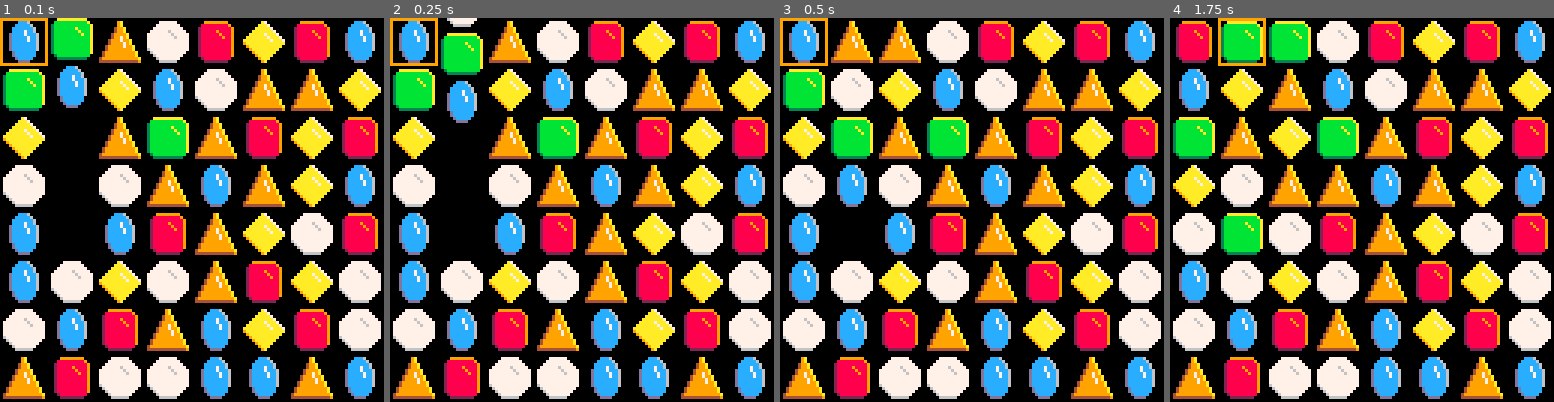
Above: before the commit, frames 1-4 (left to right).
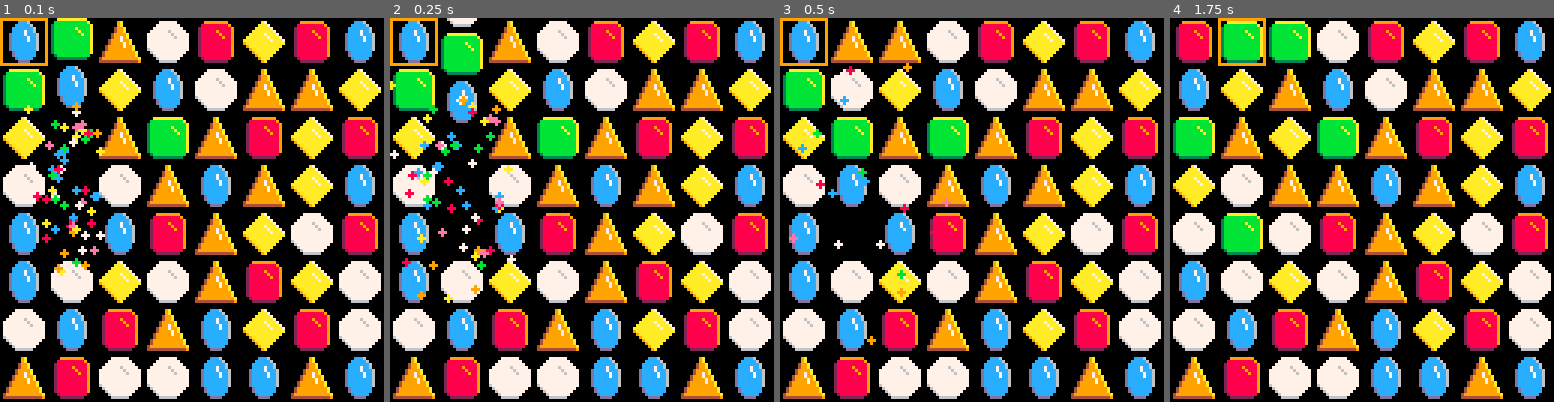
Above: after the commit, the same moments.

Repository: LuosRestil/pico8
Game: PICO-8 cartridge match3/match3.p8
Same seed, same stepped clock (60 frames per second), same inputs: the game is played once before the commit and once after it.
Inputs:
- Up to frame 1 (0.1 s): no input
- Up to frame 2 (0.25 s): no input
- Up to frame 3 (0.5 s): no input
- Up to frame 4 (1.75 s): tap O (Z key) at 0.7, 1.7 s; hold Right from 1.6 s (still down)

The runs differ from the first frame. In frame 1, 1.6% of the frame differs, in the area x 6-28%, y 21-68%; in frame 2, 1.7%, in the area x 0-33%, y 16-75%; in frame 3, 0.5%; in frame 4, nothing differs.

Commit message:
match3 particles

Diff:
--- a/match3/match3.p8
+++ b/match3/match3.p8
@@ -1,7 +1,7 @@
 pico-8 cartridge // http://www.pico-8.com
 version 43
 __lua__
-jsize=16
+jsize=16 -- j="jewel"
 curr={0,0}
 jspr={16,20,22,24,26,28}
 jgrid={}
@@ -9,6 +9,7 @@
 selected=nil
 gravity=0.4
 swapspd=4
+ps={} --particles
 
 function _init()
 	init_jgrid()
@@ -38,11 +39,14 @@
 	if not gridlock then
 		match()
 	end
+
+	update_particles()
 end
 
 function _draw()
 	cls()
 	draw_grid()
+	draw_particles()
 end
 
 function draw_grid()
@@ -170,6 +174,7 @@
 				if ct>2 then
 					for i=c-1,c-ct,-1 do
 						jgrid[r][i].destroy=true
+						particle_burst(r,i)
 					end
 				end
 				last=j.sprite
@@ -179,6 +184,7 @@
 		if ct>2 then
 			for i=9-1,9-ct,-1 do
 				jgrid[r][i].destroy=true
+				particle_burst(r,i)
 			end
 		end
 	end
@@ -193,6 +199,7 @@
 				if ct>2 then
 					for i=r-1,r-ct,-1 do
 						jgrid[i][c].destroy=true
+						particle_burst(i,c)
 					end
 				end
 				last=j.sprite
@@ -202,6 +209,7 @@
 		if ct>2 then
 			for i=9-1,9-ct,-1 do
 				jgrid[i][c].destroy=true
+				particle_burst(i,c)
 			end
 		end
 	end
@@ -284,6 +292,33 @@
 	end
 	return ct
 end
+
+function particle_burst(r,c,n)
+	n=n or 20
+	for i=1,n do
+		local x=(c-1)*jsize
+		local y=(r-1)*jsize
+		local rx=rnd()*jsize+x
+		local ry=rnd()*jsize+y
+		add(ps,new_particle(rx,ry))
+	end
+end
+
+function update_particles()
+	for i=#ps,1,-1 do
+		local p=ps[i]
+		p:update()
+		if p.ttl==0 then
+			deli(ps,i)
+		end
+	end
+end
+
+function draw_particles()
+	for p in all(ps) do
+		p:draw()
+	end
+end
 -->8
 --todo
 --[[
@@ -295,6 +330,8 @@
   part of the match, (so we
   can give bonuses for more
   than 3)
++ keep track of chaining (how
+  many matches since last swap)
 + scoring
 + title screen
 + reset board on no moves
@@ -306,9 +343,10 @@
 -->8
 jmeta={
  prnt=function(self)
- 	printh("spr: "..self.sprite..", offset: {"..self.offset[1]..", "..self.offset[2]..", fall:  "..fall..", swap: "..swap..", dy: "..dy..", destroy: "..destroy)
+ 	printh("spr: "..self.sprite..", offset: {"..self.offset[1]..", "..self.offset[2]..", fall:  "..self.fall..", swap: "..self.swap..", dy: "..self.dy..", destroy: "..self.destroy)
  end
 }
+jmeta.__index=jmeta
 
 function new_jewel(offset)
 	offset=offset or {0,0}
@@ -320,9 +358,40 @@
 		dy=-1,
 		destroy=false
 	}
-	setmetatable(nj,{__index=jmeta})
+	setmetatable(nj,jmeta)
 	return nj
 end
+
+local pclrs={7,8,9,10,11,12,14}
+
+pmeta={
+	update=function(self)
+		self.x+=self.dx
+		self.y+=self.dy
+		self.ttl-=1
+	end,
+	draw=function(self)
+		circfill(self.x,self.y,
+			1,self.clr)
+	end
+}
+pmeta.__index=pmeta
+
+function new_particle(x,y)
+	local p={
+		x=x,
+		y=y,
+		dx=rnd()*5-2.5,
+		dy=rnd()*5-2.5,
+		ttl=flr(rnd()*10+10),
+		clr=rnd(pclrs),
+		destroy=false
+	}
+	setmetatable(p,pmeta)
+	return p
+end
+
+
 __gfx__
 00000000000a700000ccc7008999999900777700000e70000aaaaaa0000000000000000000000000000000000000000000000000000000000000000000000000
 0000000000aaa7000ccccc70288888890777677000dee7003bbbbbba000000000000000000000000000000000000000000000000000000000000000000000000
